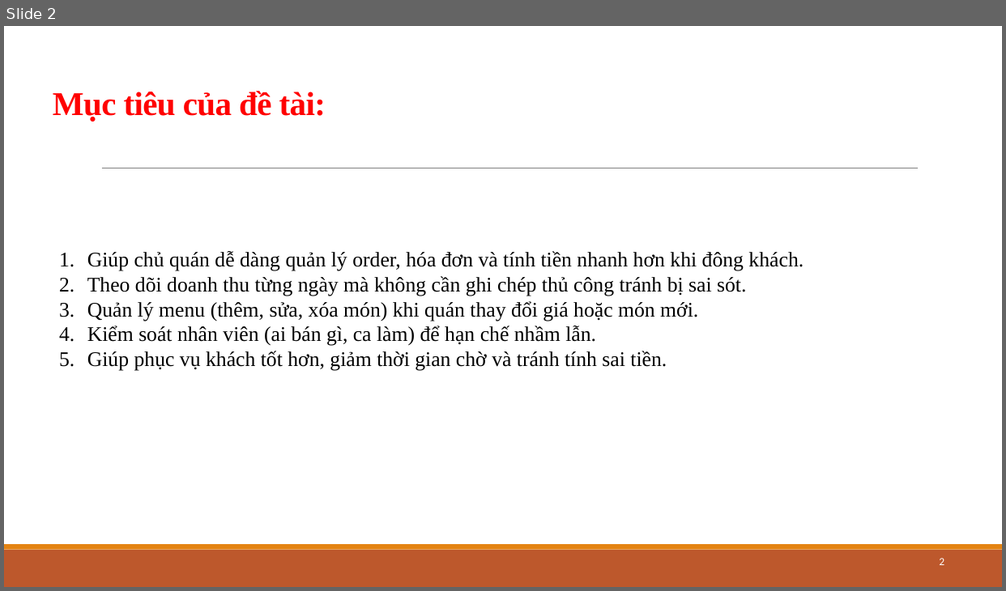
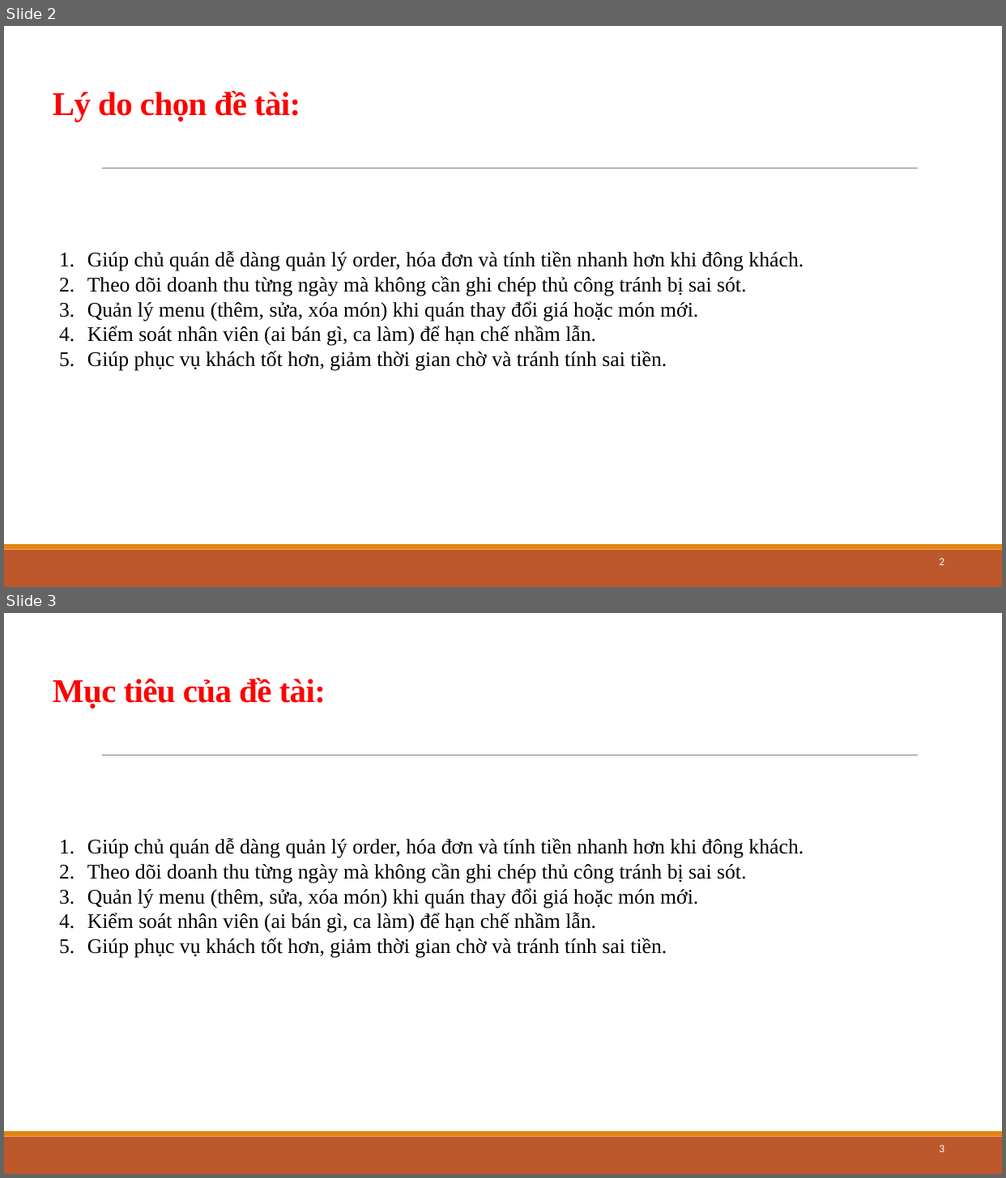
Before and after one commit to hirokun23/QuanLyQuanCafe, a slide deck: Nhom9_QuanLyQuanCaFe.pptx. Shown one above the other, each under a label of ours: slide 2 before the commit, slides 2 and 3 after it. The pictures are 1006x591 and 1006x1178 pixels, drawn with LibreOffice and Linux fonts; fonts in the diff are those of the drawing. Boxes give left, top, right and bottom in pixels: in the first picture for what was removed or moved away, otherwise in the second. Text is boxed around its words. In the diff, an @@ line names an element or a change of style, - is before the commit and + after.

```diff
--- a/Nhom9_QuanLyQuanCaFe.pptx
+++ b/Nhom9_QuanLyQuanCaFe.pptx
@@ slide 2 added at (x1=4, y1=26, x2=1002, y2=587), background #FFFFFF; not listed: 3 template elements that a slide beside it also shows @@
@@ title added at (x1=53, y1=91, x2=300, y2=122), 32 pt, text #FF0000, bold @@
+Lý do chọn đề tài:
@@ text added at (x1=87, y1=251, x2=803, y2=371), 20 pt, text #000000 @@
+1. Giúp chủ quán dễ dàng quản lý order, hóa đơn và tính tiền nhanh hơn khi đông khách.
+2. Theo dõi doanh thu từng ngày mà không cần ghi chép thủ công tránh bị sai sót.
+3. Quản lý menu (thêm, sửa, xóa món) khi quán thay đổi giá hoặc món mới.
+4. Kiểm soát nhân viên (ai bán gì, ca làm) để hạn chế nhầm lẫn.
+5. Giúp phục vụ khách tốt hơn, giảm thời gian chờ và tránh tính sai tiền.
@@ page number added at (x1=939, y1=558, x2=944, y2=565), 10.5 pt, text #FFFFFF @@
+2
@@ what was slide 2 is now slide 3 @@
@@ page number at (x1=939, y1=1145, x2=944, y2=1152): text changed @@
-2
+3
```
Also in this commit, not shown: 3 slides changed, 6 other files.
